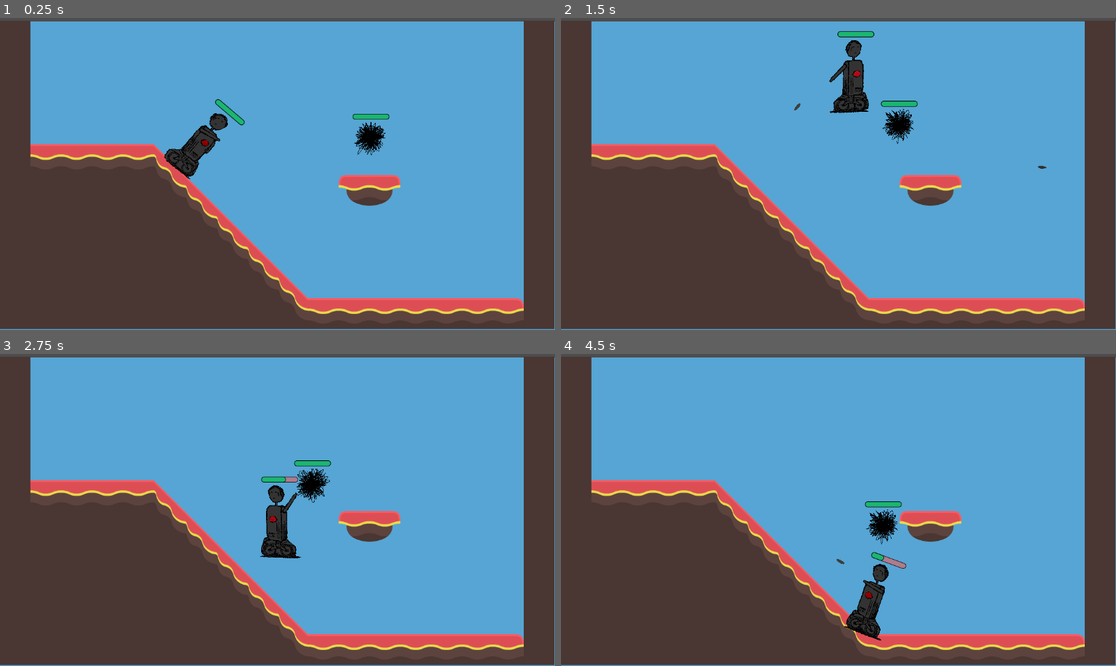
Above: before the commit, frames 1-4 (two rows, left to right).
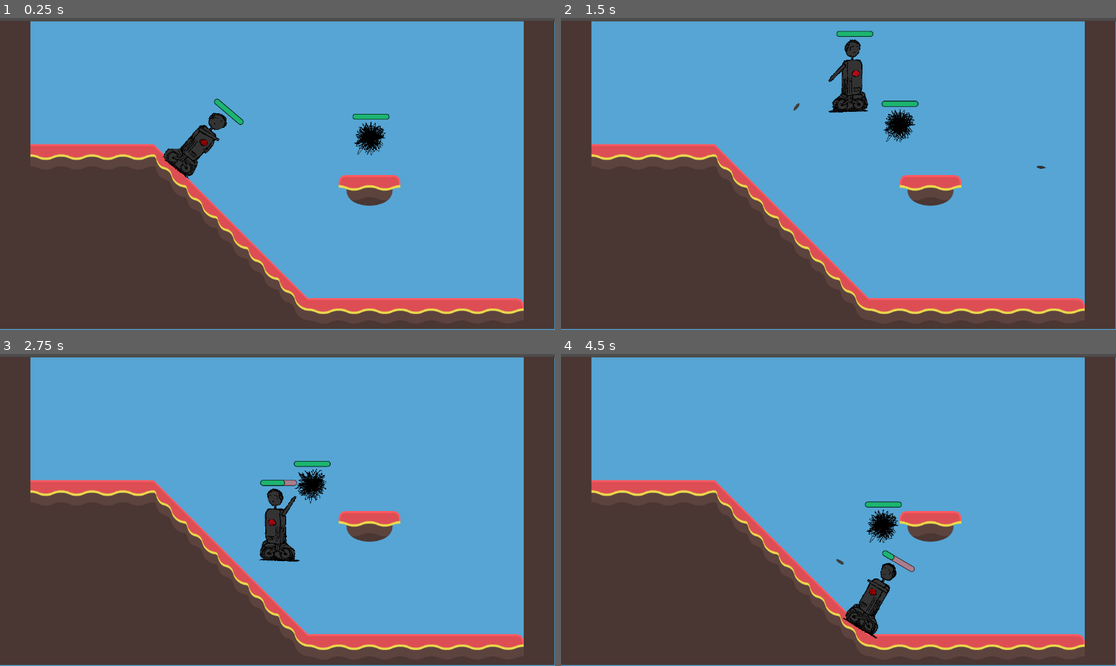
Above: after the commit, the same moments.

Repository: legendarysandbird/3mc-game
Game: Godot game, scene res://scripts/temp_level.tscn
The game is run twice, just before and just after one commit, with the same random seed, the same clock (stepped at 60 frames per second) and the same inputs. The project has no main scene, so this scene is started directly.
Inputs (mouse positions are in pixels of both pictures, inside the frame that each line leads up to):
- Up to frame 1 (0.25 s): no input
- Up to frame 2 (1.5 s): move the mouse to (960, 158) at 0.52 s; hold D (player_right) from 0.53 s (still down); click (960, 158) at 0.6 s; tap Space (player_jump) at 0.77 s; move the mouse to (727, 189) at 1.27 s; click (727, 189) at 1.35 s
- Up to frame 3 (2.75 s): tap Space (player_jump) at 1.52 s; move the mouse to (333, 441) at 2.02 s; release D (player_right) at 2.03 s; hold A (player_left) from 2.03 s (still down); click (333, 441) at 2.1 s
- Up to frame 4 (4.5 s): move the mouse to (810, 572) at 2.77 s; release A (player_left) at 2.78 s; hold D (player_right) 2.78-4.28 s; click (810, 572) at 2.85 s; tap Space (player_jump) at 3.02, 3.77 s; move the mouse to (1005, 556) at 3.52 s; click (1005, 556) at 3.6 s; move the mouse to (672, 463) at 4.27 s; hold A (player_left) from 4.28 s (still down); click (672, 463) at 4.35 s

The runs differ from the first frame. In frame 1, 0.5% of the frame differs, in the area x 29-45%, y 25-52%; in frame 2, 0.8%; in frame 3, 1.1%; in frame 4, 1.2%, in the area x 49-64%, y 47-92%.

Commit message:
Fix Player's collision shape alignment and update names to be self-explanatory

Diff:
--- a/scenes/player.tscn
+++ b/scenes/player.tscn
@@ -122,7 +122,6 @@
 
 [node name="Arm" type="AnimatedSprite2D" parent="AnimatedSprite2D"]
 position = Vector2(-106.667, -146.667)
-scale = Vector2(1, 1)
 sprite_frames = SubResource("SpriteFrames_31cv2")
 autoplay = "default"
 frame = 2
@@ -135,8 +134,8 @@
 [node name="ProjectileSpawnPoint" type="Node2D" parent="AnimatedSprite2D/Arm"]
 position = Vector2(320, 6.66666)
 
-[node name="CollisionShape2D" type="CollisionShape2D" parent="."]
-position = Vector2(5, -2)
+[node name="PlayerCollision" type="CollisionShape2D" parent="."]
+position = Vector2(5, -3)
 shape = SubResource("CapsuleShape2D_fdknk")
 
 [node name="Hitbox" type="Area2D" parent="."]
@@ -145,7 +144,7 @@
 collision_mask = 4
 metadata/_edit_group_ = true
 
-[node name="CollisionShape2D" type="CollisionShape2D" parent="Hitbox"]
+[node name="HitboxCollision" type="CollisionShape2D" parent="Hitbox"]
 position = Vector2(5, -2)
 shape = SubResource("CapsuleShape2D_i4ail")
 
